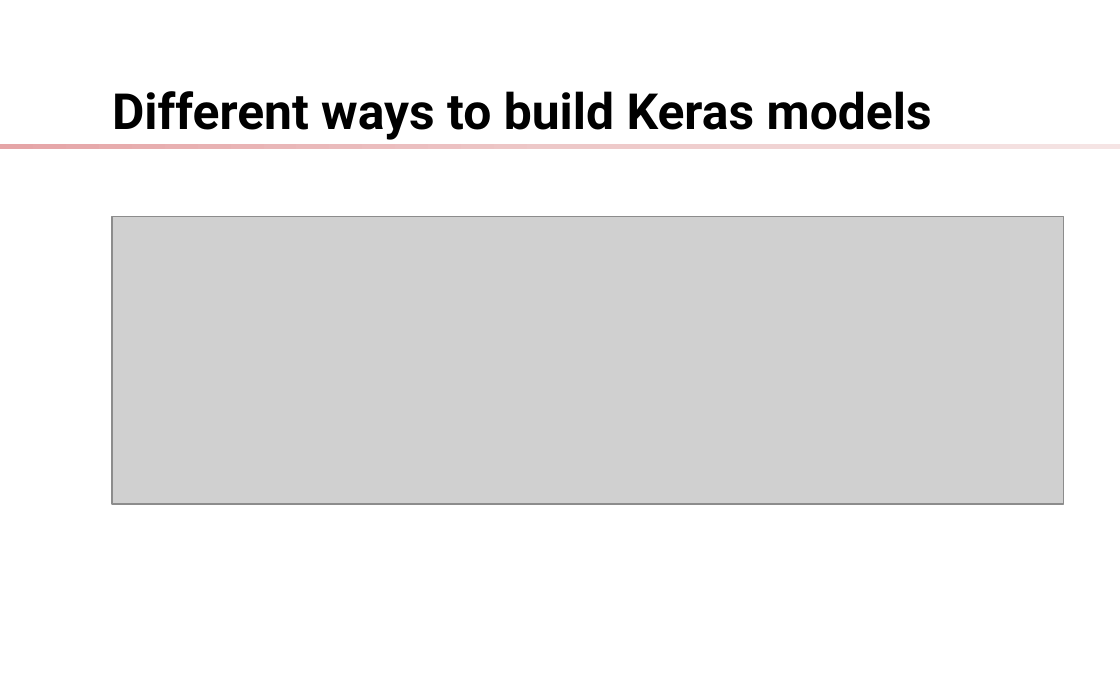
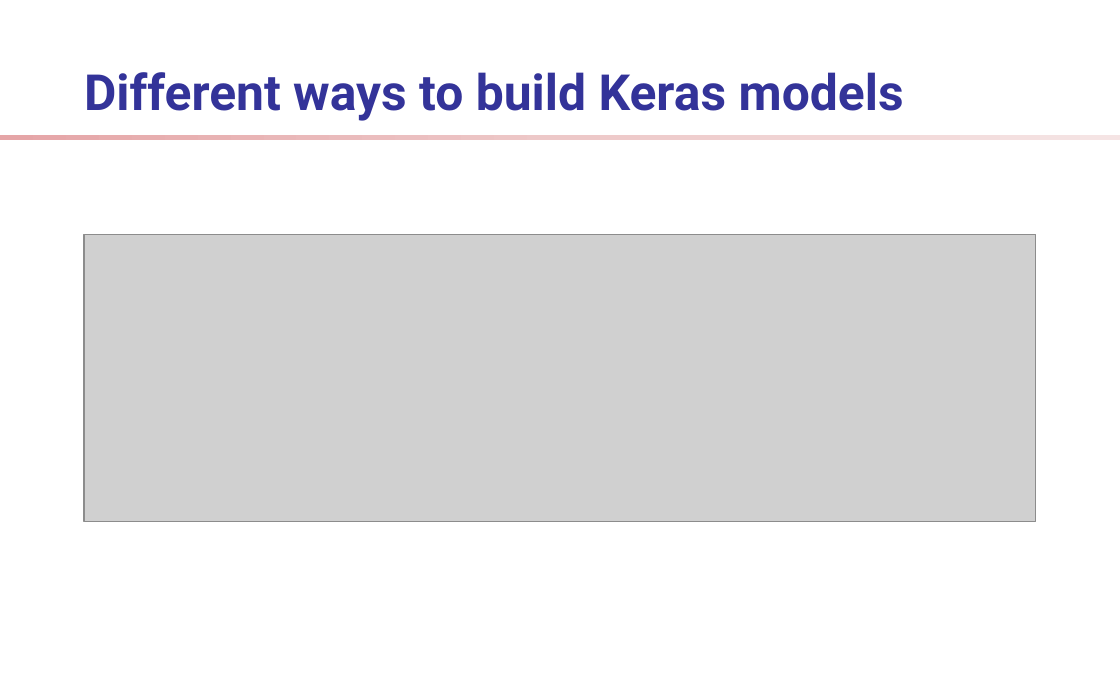
Before and after one commit to ShelpAm/learn-deep-learning, a slide deck: slide 7 of docs/presentation.odp. Drawn at 1120x700 pixels with LibreOffice and Linux fonts; fonts in the diff are those of the drawing; grey boxes stand for pictures; background and template pictures are left out. Boxes give left, top, right and bottom in pixels: in the first picture for what was removed or moved away, otherwise in the second. Text is boxed around its words. In the diff, an @@ line names an element or a change of style, - is before the commit and + after.

```diff
--- a/docs/presentation.odp
+++ b/docs/presentation.odp
@@ title "Different ways to build Keras ...": place and size @@
-title "Different ways to build Keras ..." at (112,91,932,140)
+title "Different ways to build Keras ..." at (84,72,904,121)
@@ title "Different ways to build Keras ..." at (84,72,904,121): text colour #000000 to #333399 @@
@@ rectangle: place and size @@
-rectangle at (0,144,1120,149)
+rectangle at (0,136,1120,140)
@@ picture: place and size @@
-picture at (112,216,1064,504)
+picture at (84,234,1036,522)
```
Also in this commit, not shown: 19 other slides changed, 6 slides added, 5 other files.
